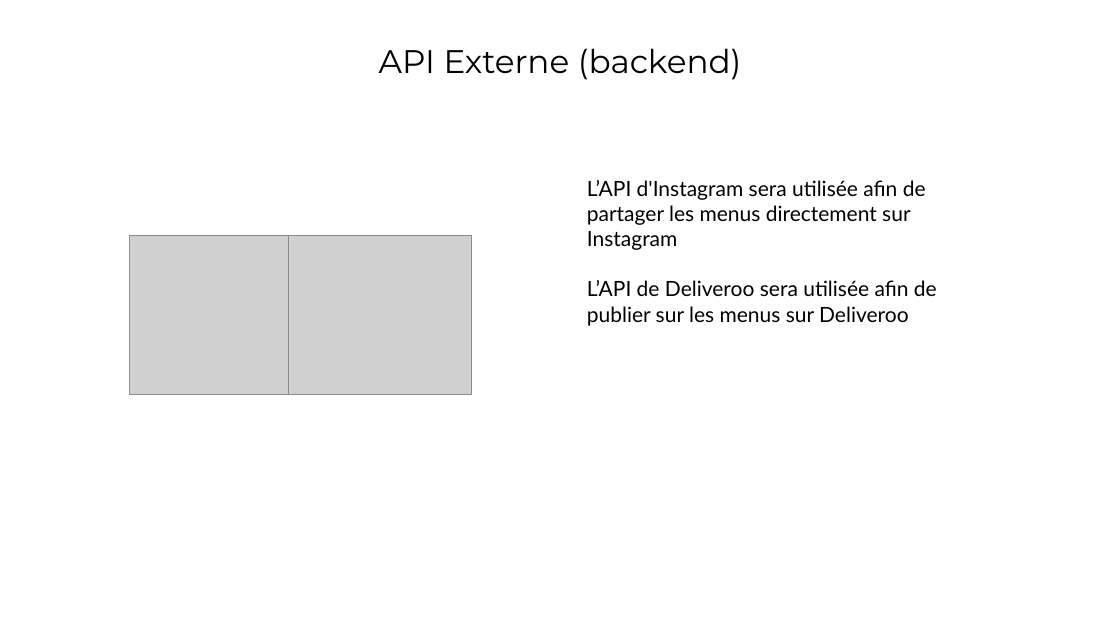
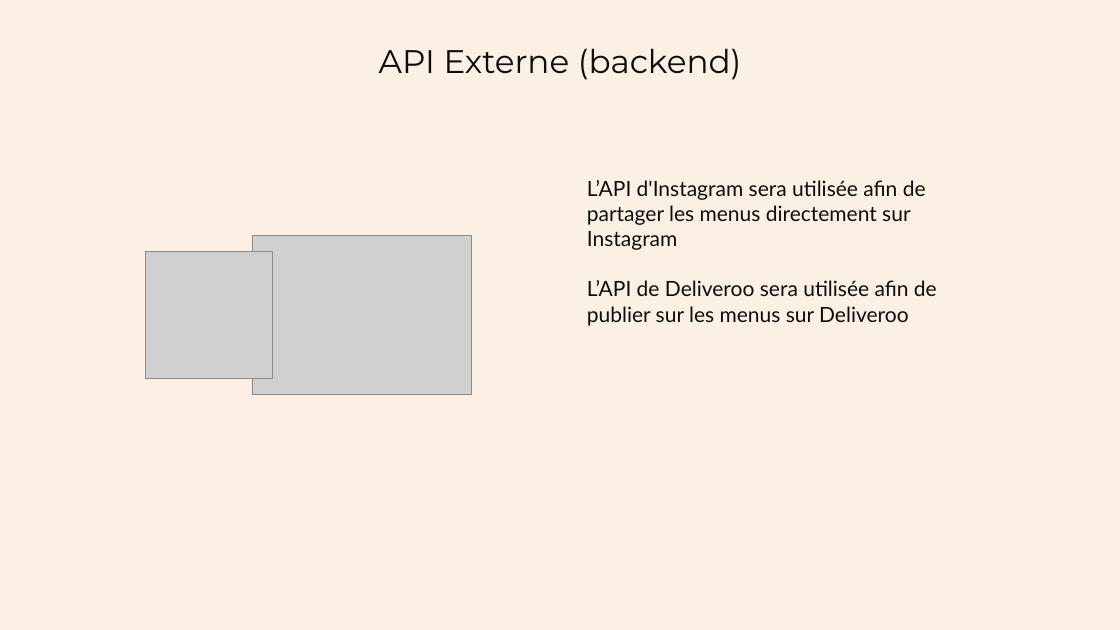
Before and after one commit to Arnaud-B-OC/oc-p4, a slide deck: slide 8 of Présentation - Solution Technique.pptx. Drawn at 1120x630 pixels with LibreOffice and Linux fonts; fonts in the diff are those of the drawing; grey boxes stand for pictures. Boxes give left, top, right and bottom in pixels: in the first picture for what was removed or moved away, otherwise in the second. Text is boxed around its words. In the diff, an @@ line names an element or a change of style, - is before the commit and + after.

```diff
--- a/Présentation - Solution Technique.pptx
+++ b/Présentation - Solution Technique.pptx
@@ background #FFFFFF to #FBF0E3 @@
@@ text "API Externe (backend)" at [379,48,742,80]: text colour #000000 to #0D0D0D @@
@@ text "L’API d'Instagram sera utilisée afin ..." at [587,180,937,326]: text colour #000000 to #0D0D0D @@
@@ picture: place and size @@
-picture at [129,236,288,395]
+picture at [145,252,272,379]
```
Also in this commit, not shown: 11 other slides changed, 3 slides added, 2 slides removed.
